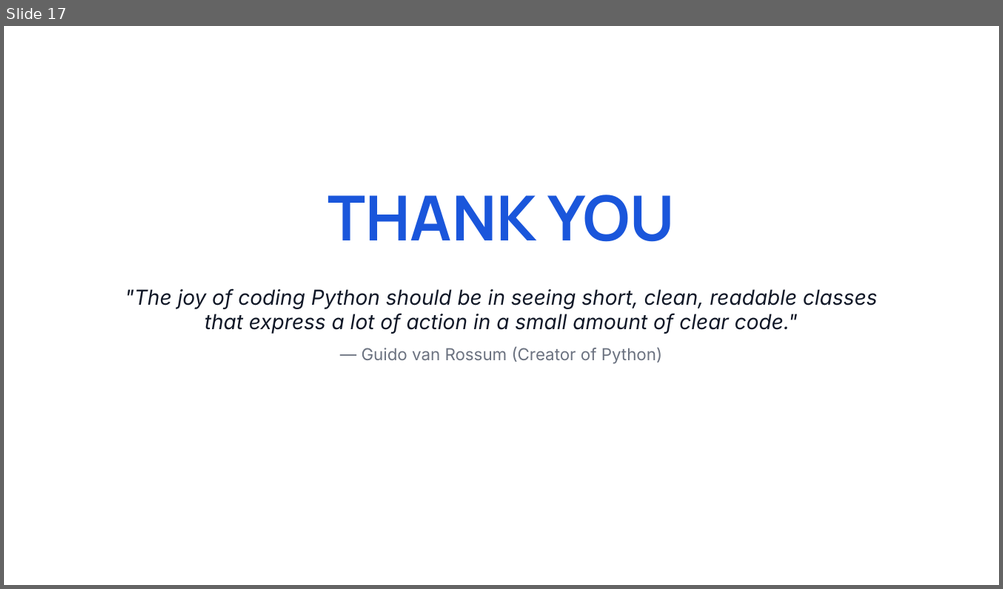
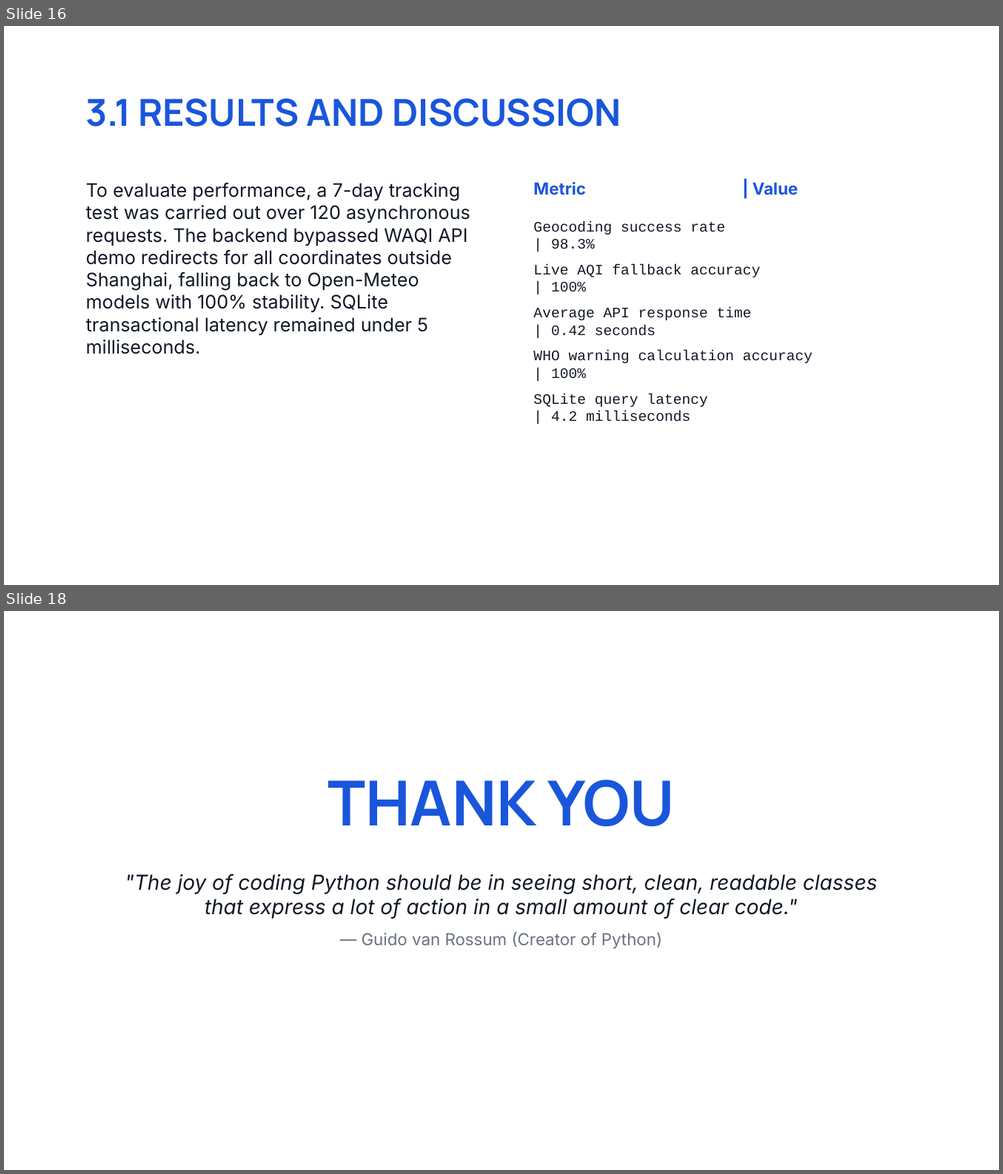
Before and after one commit to Shivaraj519/AeroQuest, a slide deck: AeroQuest_Presentation_Final.pptx. Shown one above the other, each under a label of ours: slide 17 before the commit, slides 16 and 18 after it; the slides between them are not shown. The pictures are 1003x589 and 1003x1174 pixels, drawn with LibreOffice and Linux fonts; fonts in the diff are those of the drawing. Boxes give left, top, right and bottom in pixels: in the first picture for what was removed or moved away, otherwise in the second. Text is boxed around its words. In the diff, an @@ line names an element or a change of style, - is before the commit and + after.

```diff
--- a/AeroQuest_Presentation_Final.pptx
+++ b/AeroQuest_Presentation_Final.pptx
@@ slide 16 added at [4,26,999,585], background #FFFFFF @@
@@ text added at [86,99,621,127], 36 pt, text #1A56DB, bold @@
+3.1 RESULTS AND DISCUSSION
@@ text added at [86,183,470,355], 18 pt, text #111827 @@
+To evaluate performance, a 7-day tracking test was carried out over 120 asynchronous requests. The backend bypassed WAQI API demo redirects for all coordinates outside Shanghai, falling back to Open-Meteo models with 100% stability. SQLite transactional latency remained under 5 milliseconds.
@@ text added at [533,182,812,422], 14 pt, text #111827 @@
+Metric | Value
+Geocoding success rate | 98.3%
+Live AQI fallback accuracy | 100%
+Average API response time | 0.42 seconds
+WHO warning calculation accuracy | 100%
+SQLite query latency | 4.2 milliseconds
@@ what was slide 17 is now slide 18 @@
```
Also in this commit, not shown: 5 slides changed, 11 other slides added, 11 slides removed, 1 other file.
